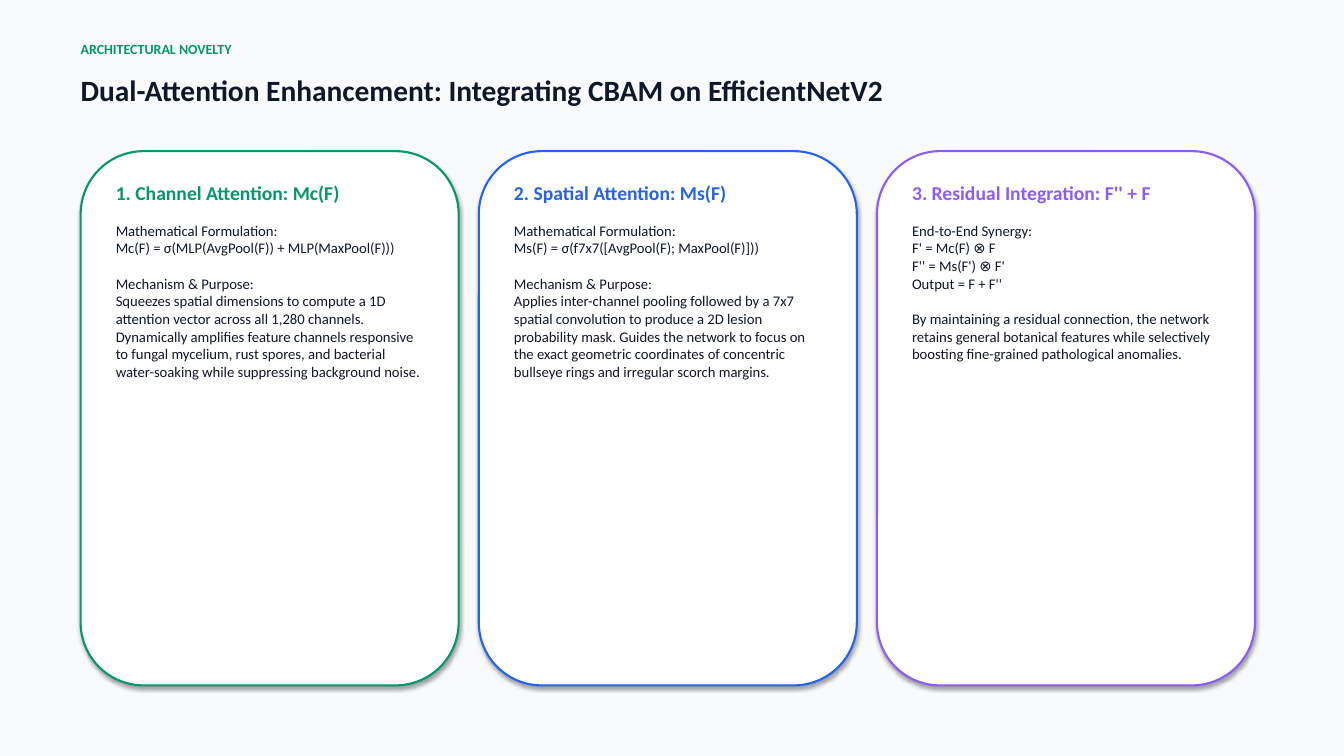
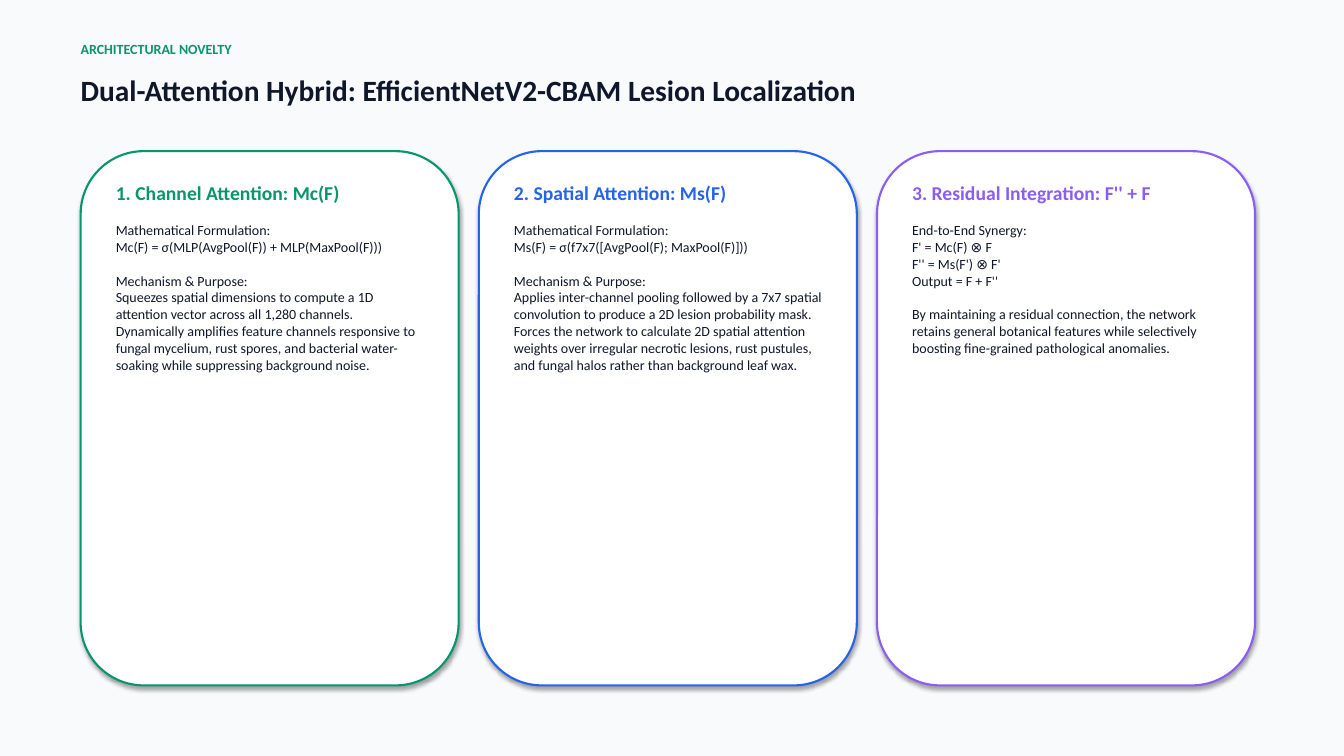
Before and after one commit to mokshit007/DL-crop-disease-detections, a slide deck: slide 6 of CropSense_AI_Official_Presentation.pptx. Drawn at 1344x756 pixels with LibreOffice and Linux fonts; fonts in the diff are those of the drawing. Boxes give left, top, right and bottom in pixels: in the first picture for what was removed or moved away, otherwise in the second. Text is boxed around its words. In the diff, an @@ line names an element or a change of style, - is before the commit and + after.

Commit message:
Highlight 3 core research innovations in presentation: EfficientNetV2-CBAM, Two-Stage Gatekeeper, and Agronomic Prescription

```diff
--- a/CropSense_AI_Official_Presentation.pptx
+++ b/CropSense_AI_Official_Presentation.pptx
@@ text at box(81, 80, 855, 106): text changed @@
-Dual-Attention Enhancement: Integrating CBAM on EfficientNetV2
+Dual-Attention Hybrid: EfficientNetV2-CBAM Lesion Localization
@@ text at box(116, 225, 415, 373): size 10.5 to 10 pt @@
@@ text at box(514, 225, 822, 373): text changed; size 10.5 to 10 pt @@
-Mathematical Formulation:
-Ms(F) = σ(f7x7([AvgPool(F); MaxPool(F)]))
-Mechanism & Purpose:
-Applies inter-channel pooling followed by a 7x7 spatial convolution to produce a 2D lesion probability mask. Guides the network to focus on the exact geometric coordinates of concentric bullseye rings and irregular scorch margins.
+Mathematical Formulation:
+Ms(F) = σ(f7x7([AvgPool(F); MaxPool(F)]))
+Mechanism & Purpose:
+Applies inter-channel pooling followed by a 7x7 spatial convolution to produce a 2D lesion probability mask. Forces the network to calculate 2D spatial attention weights over irregular necrotic lesions, rust pustules, and fungal halos rather than background leaf wax.
@@ text at box(912, 225, 1197, 356): size 10.5 to 10 pt in "End-to-End Synergy: F' = Mc(F) ⊗ F ..." @@
```
Also in this commit, not shown: 3 other slides changed, 1 slide added, 1 slide removed, 1 other file.
